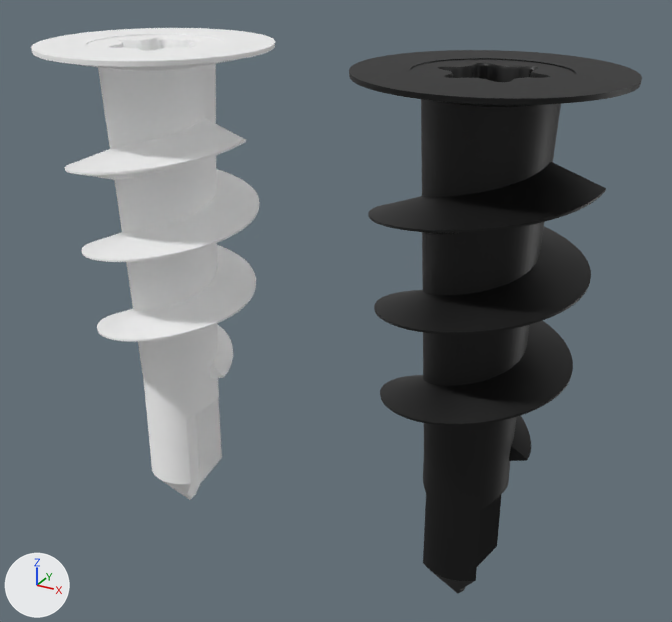
A saved change to the glTF model shoper-dpn.glb.
Camera for both pictures: a camera (50 mm lens) standing at (0.0365, -0.0444, 0.0396) and looking at (0.0115, 0.001, 0.0169). Every picture has the same lights, and +X, +Y and +Z are marked at lower left. The first picture is the older version.

Script lines for the objects in view, before the commit:
```python
me_cylinder = bpy.data.meshes.new('Cylinder')
me_cylinder.from_pydata(...)  # 4785 vertices, 9548 faces; spans x -0.007..0.007, y -0.007..0.007, z 0.0..0.0321
me_cylinder.materials.append(mat_lamp_screen_plastic_translucid)  # white #ffffff
me_cylinder_002 = bpy.data.meshes.new('Cylinder.002')
me_cylinder_002.from_pydata(...)  # 4785 vertices, 9548 faces; spans x -0.007..0.007, y -0.007..0.007, z 0.0..0.0321
me_cylinder_002.materials.append(mat_material_001)  # black #000000
ob_a_main_body = bpy.data.objects.new('A_MAIN_BODY', me_cylinder)
ob_a_main_body.location = (0.0, 0.0, 0.0)
ob_a_main_body_001 = bpy.data.objects.new('A_MAIN_BODY.001', me_cylinder_002)
ob_a_main_body_001.location = (0.02077, 0.0, 0.0)
```
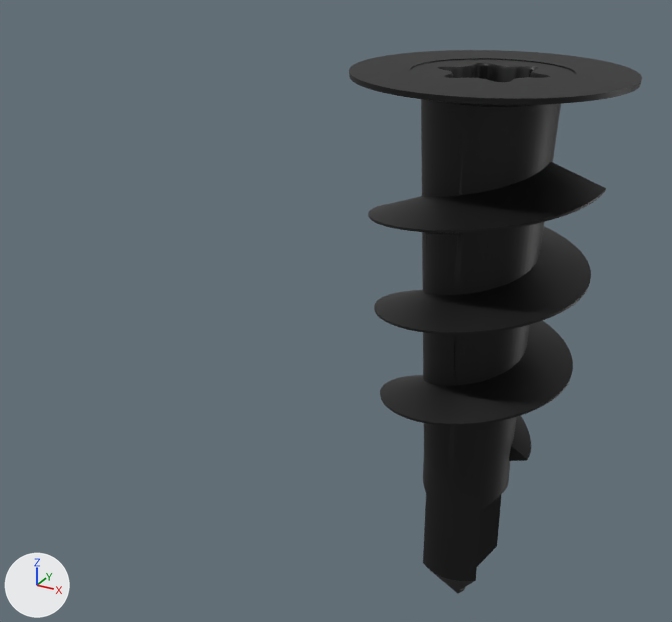
The newer file is also turned or shifted as a whole; pictures and numbers use the older file's frame.

Location of each change, (x1, y1, x2, y2) in pixels of the pictures (672 x 622 px):
'A_MAIN_BODY', deleted: before (31, 28, 275, 500)

The change, as a diff of the scene's bpy script:
```diff
--- a/shoper-dpn.glb.py
+++ b/shoper-dpn.glb.py
@@ ob_a_main_body @@
-ob_a_main_body = bpy.data.objects.new('A_MAIN_BODY', me_cylinder)
-ob_a_main_body.location = (0.0, 0.0, 0.0)
```
